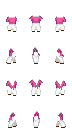
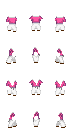
Before/after of a 72×128 layered artwork. What changed in the layer stack:
painted on "bottom" over [8, 26, 64, 127]
painted on "shoes" over [32, 30, 40, 128]
